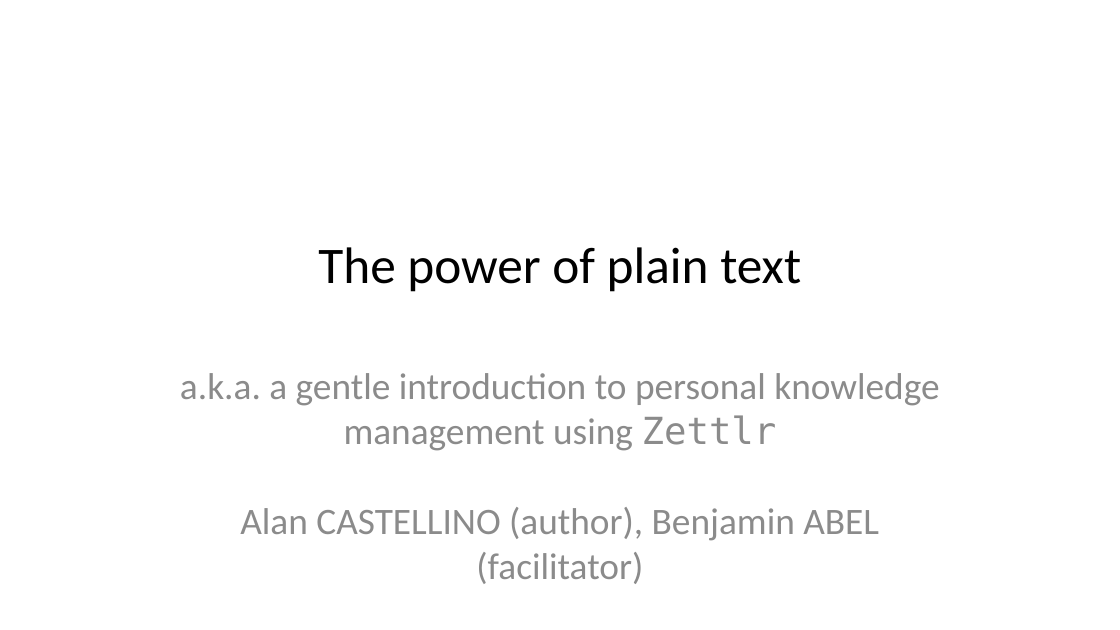
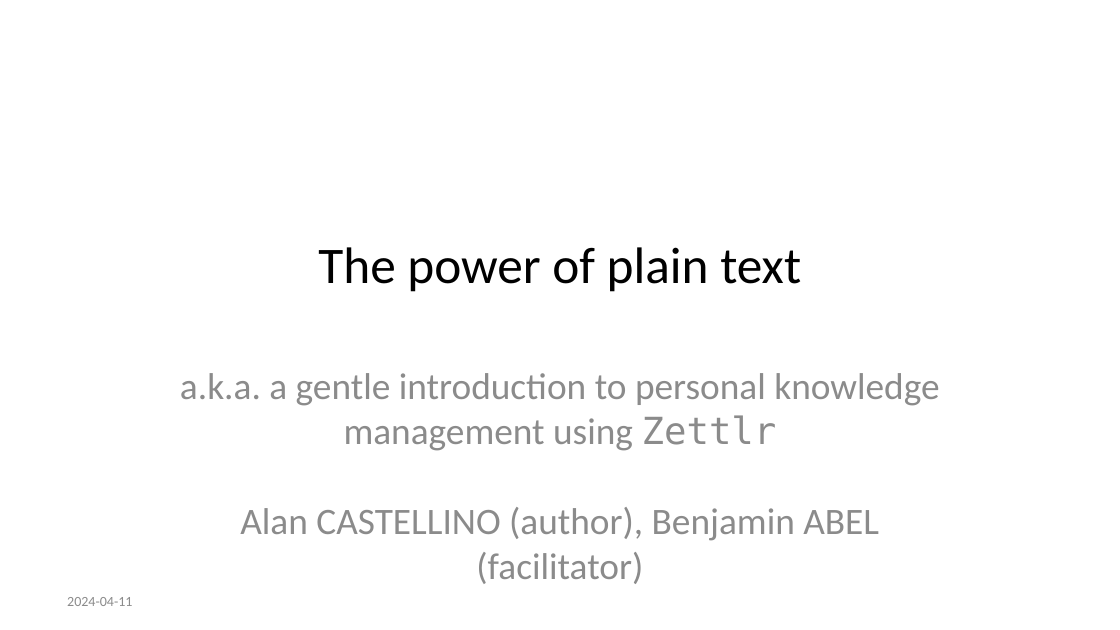
Before and after one commit to smart-edtech/smarties, a slide deck: slide 1 of workshop/markdown/index.pptx. Drawn at 1120x630 pixels with LibreOffice and Linux fonts; fonts in the diff are those of the drawing. Boxes give left, top, right and bottom in pixels: in the first picture for what was removed or moved away, otherwise in the second. Text is boxed around its words. In the diff, an @@ line names an element or a change of style, - is before the commit and + after.

```diff
--- a/workshop/markdown/index.pptx
+++ b/workshop/markdown/index.pptx
@@ text added at bbox=[67, 597, 132, 606], 9 pt, text #8C8C8C @@
+2024-04-11
```
Also in this commit, not shown: 22 other files.
